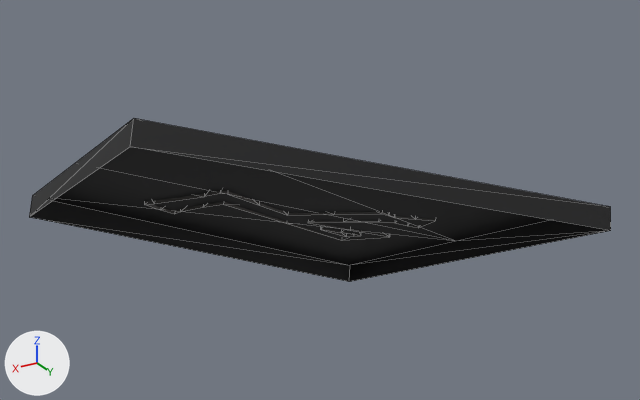
An edit to the OBJ model src/main/resources/assets/stargate/models/DHD/032.obj, drawn before and after from the same camera.
Camera for both pictures: a camera (50 mm lens) standing at (-0.2117, 0.2418, 0.9587) and looking at (-0.3229, 0.0565, 0.866). Arrows for +X, +Y and +Z are at lower left; the lights stay in place. The older version comes first. Mesh edges are drawn as thin lines. Where no turn or scale is listed for an object, it has been applied to the vertices.

Objects in the first picture: '032'.
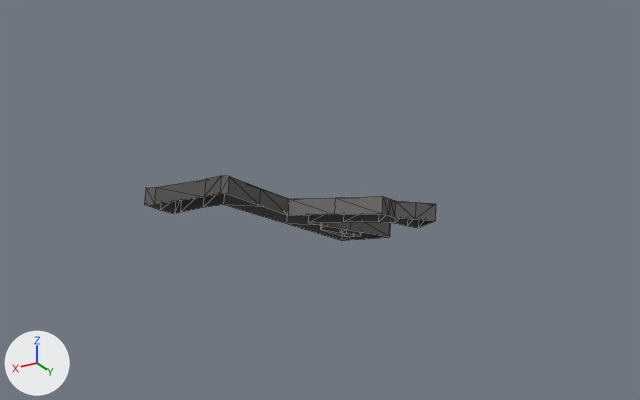
Boxes [x1, y1, x2, y2] around the edits, measured in the pictures (640 x 400 px):
'032', reshaped (50% narrower, 60% shorter)
    before: [29, 118, 611, 282]
    after: [144, 176, 436, 241]
part 1 of me_032, deleted
    before: [29, 118, 611, 282]

What the commit changed:
me_032 is used by ob_032; location (0.0, 0.0, 0.0).
me_032 had 82 vertices, 122 faces and spanned x -0.3757..-0.2577, y 0.0056..0.11, z 0.8078..0.9041.
me_032 now has 72 vertices, 108 faces and spans x -0.3552..-0.2851, y 0.0205..0.0689, z 0.8385..0.8745.
me_032 part 1: the loose piece of 10 vertices spanning x -0.3757..-0.2577, y 0.0056..0.11, z 0.8078..0.9041 is deleted.
